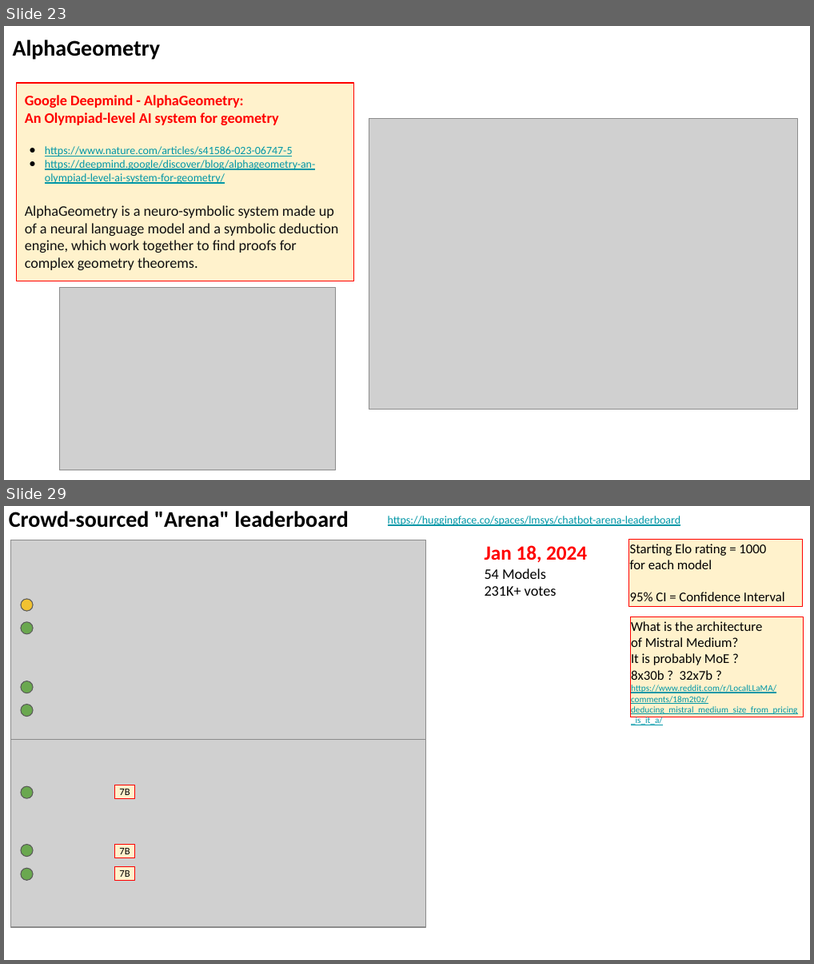
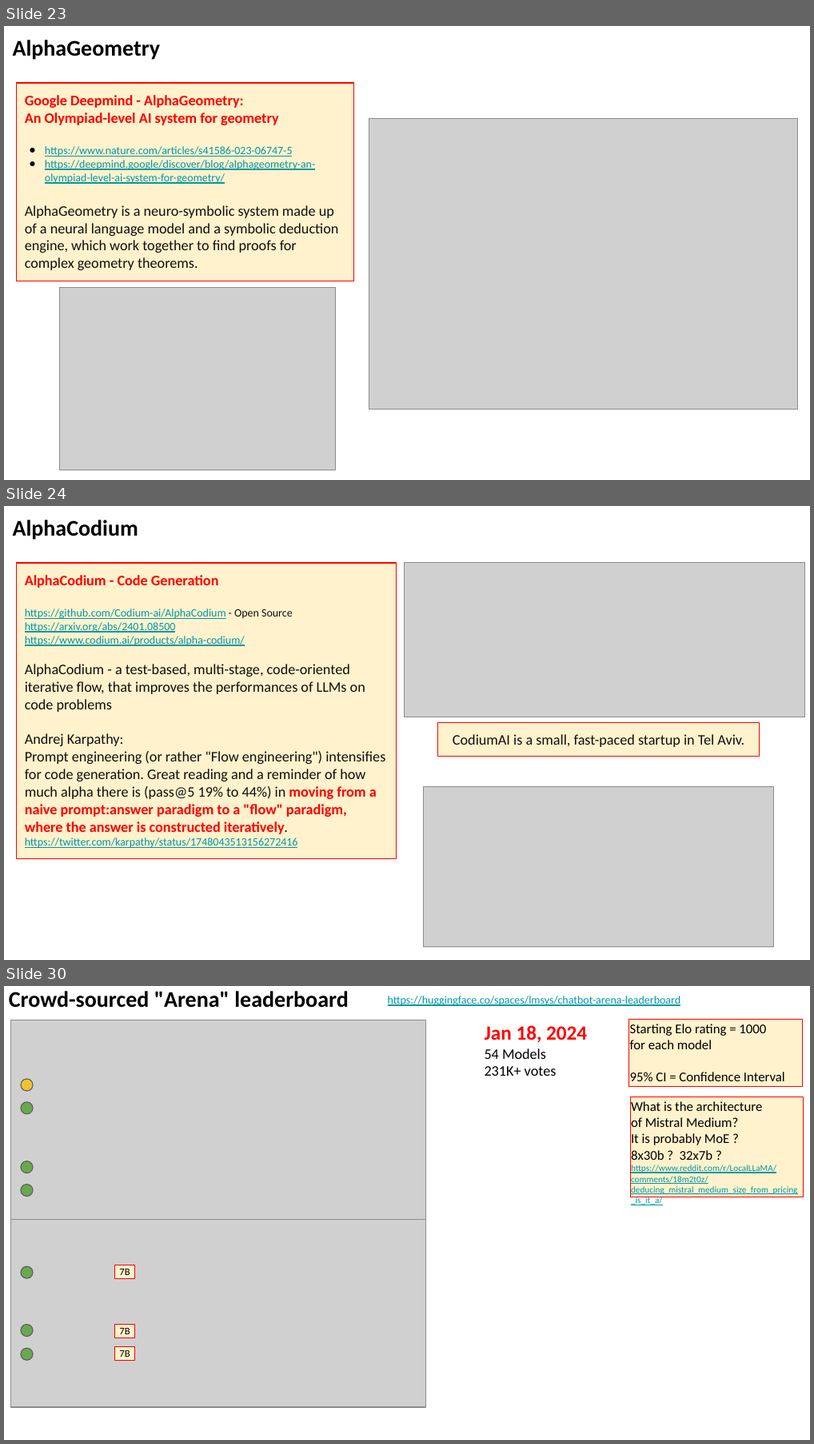
Before and after one commit to lselector/seminar, a slide deck: 2024/2024-01-19-AI-Updates.pptx. Shown one above the other, each under a label of ours: slides 23 and 29 before the commit, slides 23, 24 and 30 after it; the slides between them are not shown. The pictures are 814x964 and 814x1444 pixels, drawn with LibreOffice and Linux fonts; fonts in the diff are those of the drawing; grey boxes stand for pictures. Boxes give left, top, right and bottom in pixels: in the first picture for what was removed or moved away, otherwise in the second. Text is boxed around its words. In the diff, an @@ line names an element or a change of style, - is before the commit and + after.

```diff
--- a/2024/2024-01-19-AI-Updates.pptx
+++ b/2024/2024-01-19-AI-Updates.pptx
@@ slide 24 added at box(4, 506, 810, 960), background #FFFFFF @@
@@ text added at box(13, 520, 138, 540), 20 pt, text #000000, bold @@
+AlphaCodium
@@ rectangle added at box(17, 563, 397, 858), fill #FFF2CC, outline #FF0000 0.75 pt, 13 pt, text #0F0F0F @@
+AlphaCodium - Code Generation
+https://github.com/Codium-ai/AlphaCodium - Open Source
+https://arxiv.org/abs/2401.08500
+https://www.codium.ai/products/alpha-codium/
+AlphaCodium - a test-based, multi-stage, code-oriented iterative flow, that improves the performances of LLMs on code problems
+Andrej Karpathy:
+Prompt engineering (or rather "Flow engineering") intensifies for code generation. Great reading and a reminder of how much alpha there is (pass@5 19% to 44%) in moving from a naive prompt:answer paradigm to a "flow" paradigm, where the answer is constructed iteratively.
+https://twitter.com/karpathy/status/1748043513156272416
@@ picture added at box(405, 563, 805, 716) @@
@@ rectangle added at box(438, 722, 759, 756), fill #FFF2CC, outline #FF0000 0.75 pt, 13 pt, text #0F0F0F @@
+CodiumAI is a small, fast-paced startup in Tel Aviv.
@@ picture added at box(424, 787, 774, 946) @@
@@ what was slide 29 is now slide 30 @@
```
Also in this commit, not shown: 12 slides changed, 1 other slide added, 5 slides removed.
